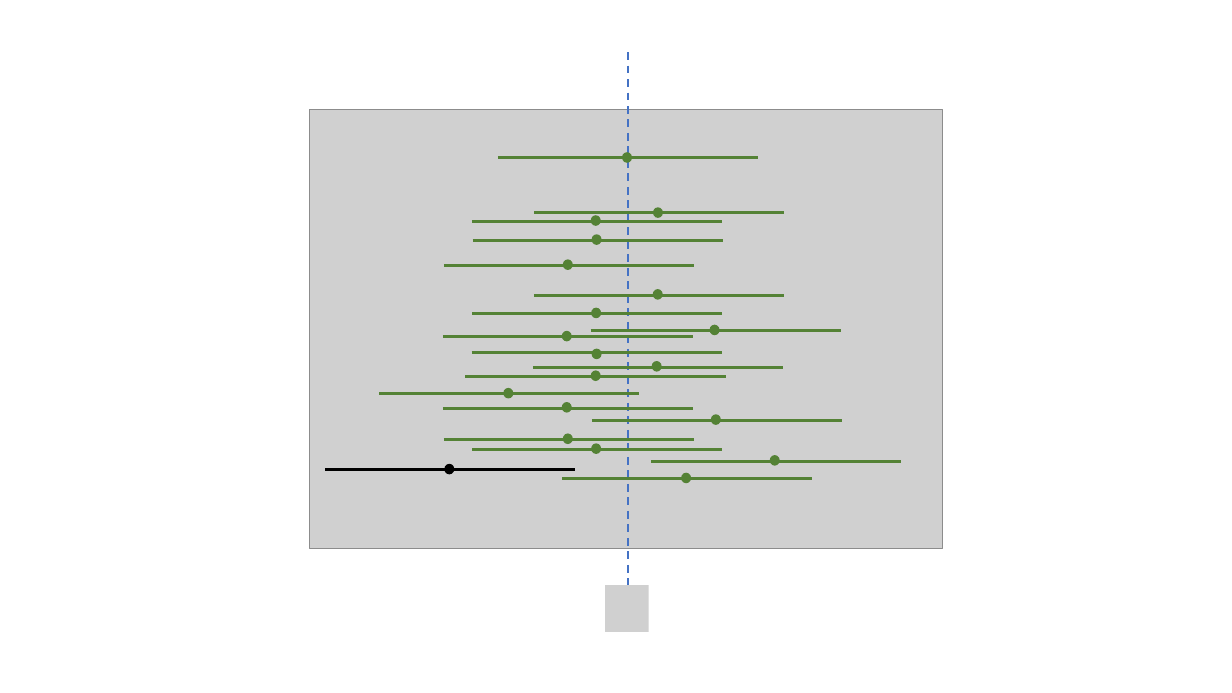
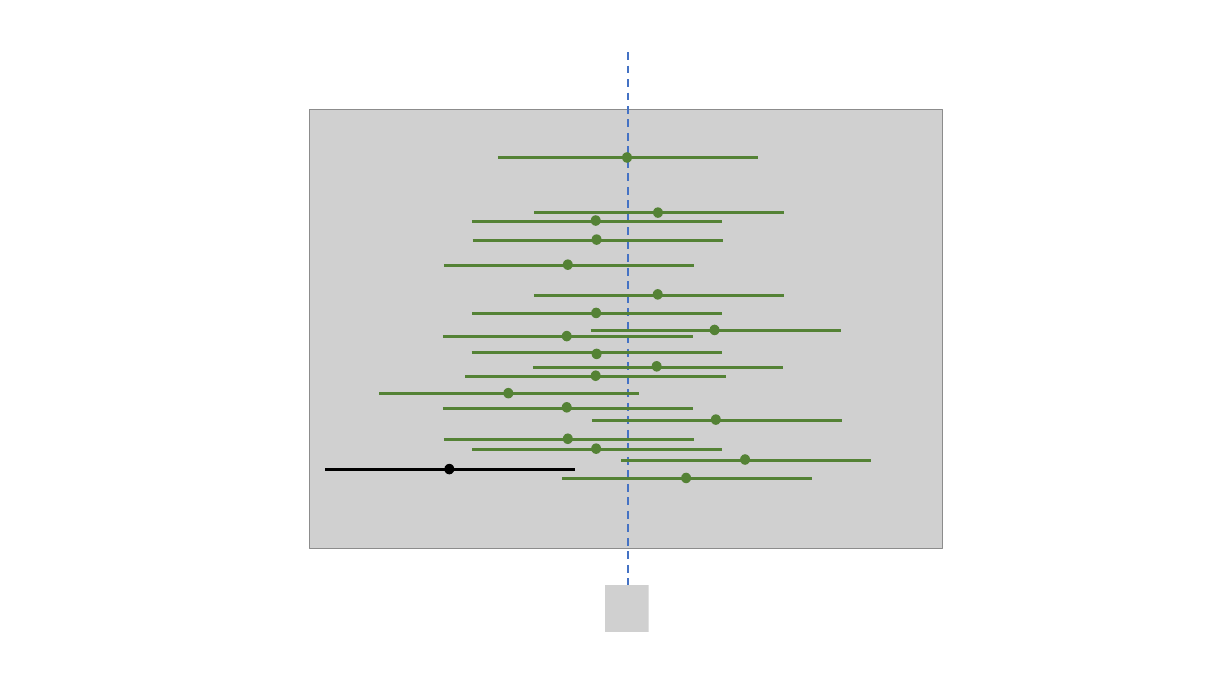
Before and after one commit to uoepsy/dapr1, a slide deck: slide 11 of dapr1_lectures/dapr1_2_01_confint/un_boot_ci.pptx. Drawn at 1232x693 pixels with LibreOffice and Linux fonts; fonts in the diff are those of the drawing; grey boxes stand for pictures. Boxes give left, top, right and bottom in pixels: in the first picture for what was removed or moved away, otherwise in the second. Text is boxed around its words. In the diff, an @@ line names an element or a change of style, - is before the commit and + after.

```diff
--- a/dapr1_lectures/dapr1_2_01_confint/un_boot_ci.pptx
+++ b/dapr1_lectures/dapr1_2_01_confint/un_boot_ci.pptx
@@ line moved from (651, 461) - (901, 461) to (621, 460) - (872, 460) @@
@@ ellipse: place and size @@
-ellipse at box(770, 456, 780, 466)
+ellipse at box(740, 455, 750, 465)
```
Also in this commit, not shown: 18 other files.
